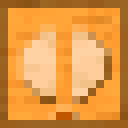
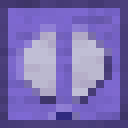
Two versions of the same layered image (w=128, h=128). Layer-by-layer changes:
added group "Amethyst Deceiver" with 3 layers above "Honey" over <box>0,0,128,128</box>
added layer "Amethyst Deceiver Extras #1" in group "Amethyst Deceiver" over <box>56,112,72,120</box>
added layer "Amethyst Deceiver Window #1" in group "Amethyst Deceiver" over <box>24,32,104,96</box>
added layer "Amethyst Deceiver Background #1" in group "Amethyst Deceiver" over <box>0,0,128,128</box>
hid group "Honey" (3 layers) over <box>0,0,128,128</box>
